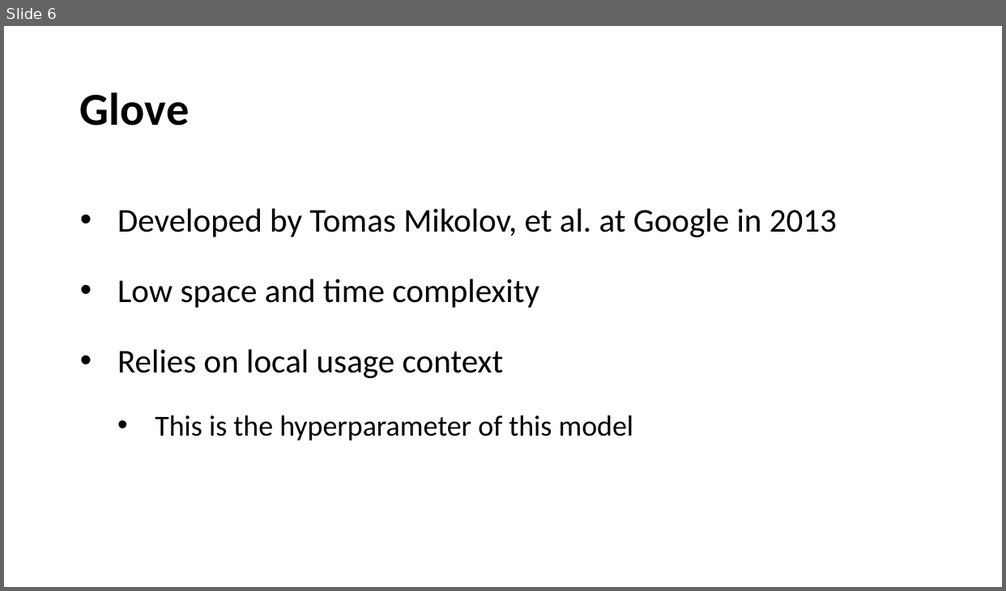
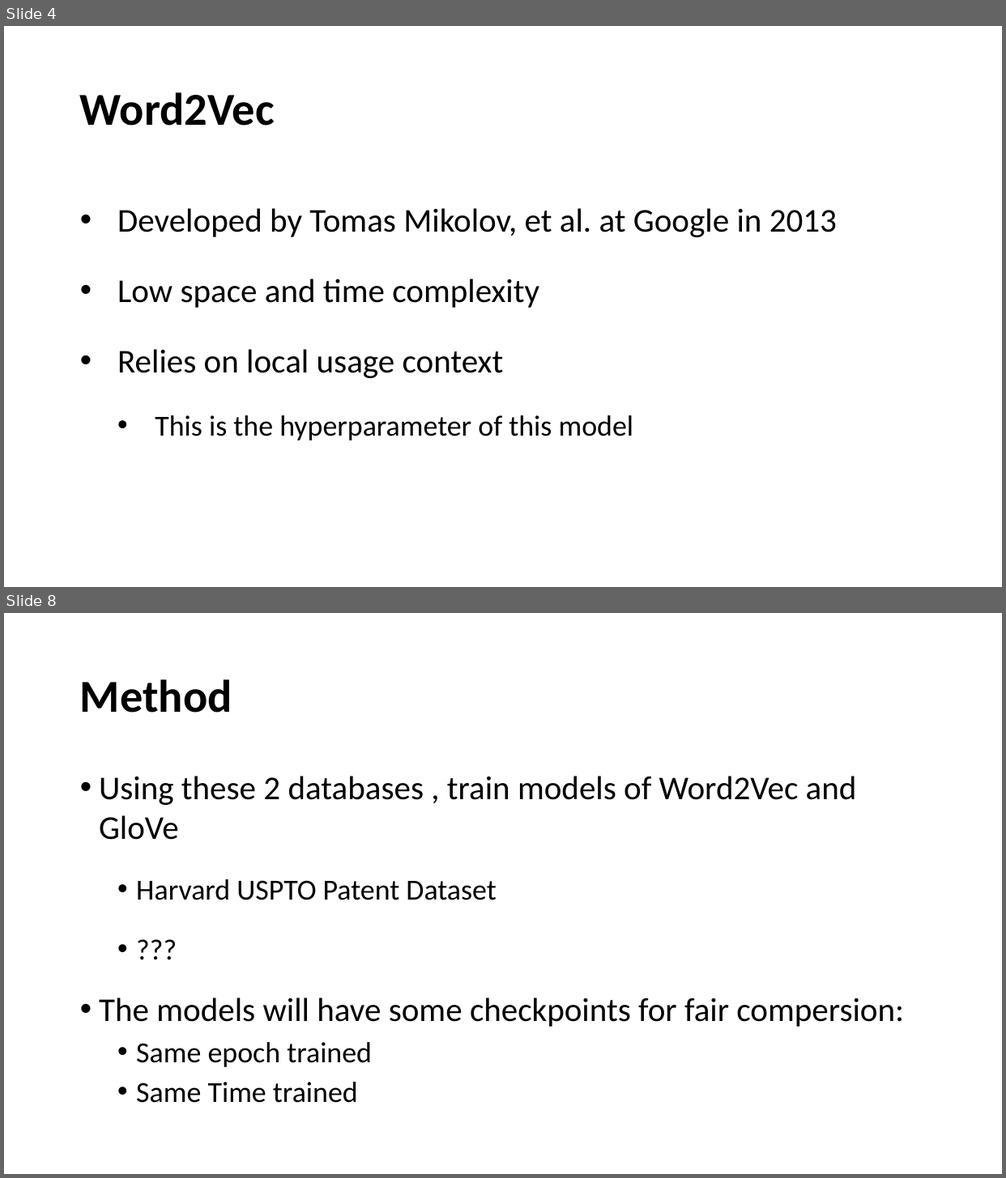
Before and after one commit to chensh3/word2vec_vs_glove, a slide deck: mid_term.pptx. Shown one above the other, each under a label of ours: slide 6 before the commit, slides 4 and 8 after it; the slides between them are not shown. The pictures are 1006x591 and 1006x1178 pixels, drawn with LibreOffice and Linux fonts; fonts in the diff are those of the drawing. Boxes give left, top, right and bottom in pixels: in the first picture for what was removed or moved away, otherwise in the second. Text is boxed around its words. In the diff, an @@ line names an element or a change of style, - is before the commit and + after.

Commit message:
implemented testing word2vec model on us patent dataset. clean code

```diff
--- a/mid_term.pptx
+++ b/mid_term.pptx
@@ slide 8 added at [4, 613, 1002, 1174], background #FFFFFF @@
@@ title added at [80, 679, 232, 713], 44 pt, text #000000, bold @@
+Method
@@ text added at [99, 776, 904, 1103], 32 pt, text #000000 @@
+• Using these 2 databases , train models of Word2Vec and GloVe
+  • Harvard USPTO Patent Dataset
+  • ???
+• The models will have some checkpoints for fair compersion:
+  • Same epoch trained
+  • Same Time trained
@@ what was slide 6 is now slide 4 @@
@@ slide 4 changed as well @@
@@ title at [80, 92, 275, 126]: text changed @@
-Glove
+Word2Vec
```
Also in this commit, not shown: 4 other slides changed, 5 other slides added, 5 slides removed, 7 other files.
